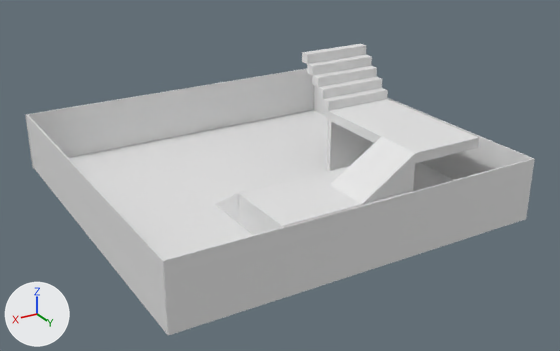
A saved change to the FBX model Game/Content/Levels/DefaultLevel.fbx.
Rendered twice from a 50 mm camera at (12.3, 21.73, 11.24) aimed at (-0.21, 0.87, 0.81). The lights are fixed; the arrows at lower left show +X, +Y and +Z. Where no turn or scale is listed for an object, it has been applied to the vertices.

In view in the first picture: 'Floor', 'Incline', 'Incline.001', 'JumpStart', 'Ledge', 'Ledge.001', 'Stair.001', 'Stair.002', 'Stair.003', 'Stair.004', 'Stair.005', 'Wall_East', 'Wall_North', 'Wall_South', 'Wall_West'.
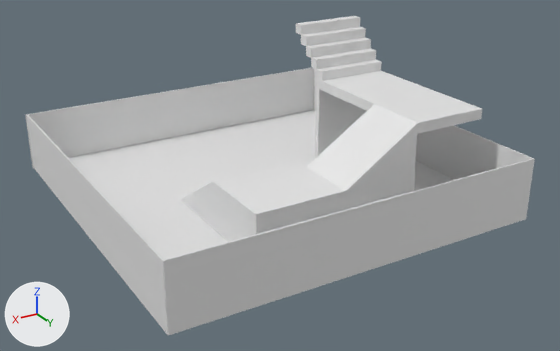
The edits, one by one:
Object 'JumpStart' (ob_jumpstart) moves from (-0.39, 3.38, 0.29) to (0.02, 3.38, 0.88).
Object 'JumpStart' (ob_jumpstart) is rescaled from (2.4, 1.33, 0.851) to (2.86, 1.33, 0.851).
Object 'Stair.001' (ob_stair_001) moves from (-4.14, -0.28, 2.58) to (-4.14, -0.73, 3.56).
Object 'Stair.002' (ob_stair_002) moves from (-4.14, -0.63, 2.92) to (-4.14, -1.08, 3.91).
Object 'Incline.001' (ob_incline_001) moves from (-1.47, 3.84, 1.55) to (-1.47, 3.62, 2.53).
Object 'Incline.001' (ob_incline_001) is rescaled from (0.857, 1.34, 0.857) to (1.08, 1.34, 0.857).
Object 'Stair.004' (ob_stair_004) moves from (-4.14, -0.98, 3.27) to (-4.14, -1.43, 4.26).
Object 'Stair.003' (ob_stair_003) moves from (-4.14, -1.34, 3.62) to (-4.14, -1.79, 4.61).
Object 'Ledge.001' (ob_ledge_001) moves from (-4.14, 0.0, 0.93) to (-4.14, -0.8, 1.54).
Object 'Ledge.001' (ob_ledge_001) is rescaled from (0.102, 1.33, 1.13) to (0.102, 1.33, 1.51).
Object 'Stair.005' (ob_stair_005) moves from (-4.14, -1.69, 3.97) to (-4.14, -2.14, 4.96).
Object 'Incline' (ob_incline) moves from (1.17, 0.71, 0.29) to (1.79, 0.71, 0.87).
Object 'Incline' (ob_incline) is rescaled from (0.857, 1.34, 0.857) to (1.08, 1.34, 0.857).
Object 'Ledge' (ob_ledge) moves from (-4.14, 2.3, 2.23) to (-4.14, 1.9, 3.22).
Object 'Ledge' (ob_ledge) is rescaled from (2.4, 1.33, 0.175) to (2.81, 1.33, 0.175).

What differs and where, as boxes [x1, y1, x2, y2] in the pictures (560 x 351 px):
'Ledge', moved, rescaled (10% wider): before [328, 99, 479, 163]; after [316, 71, 482, 134]
'JumpStart', moved, rescaled: before [238, 166, 413, 235]; after [213, 158, 415, 242]
'Incline.001', moved, rescaled: before [330, 136, 416, 204]; after [307, 104, 418, 191]
'Ledge.001', moved, rescaled: before [327, 120, 374, 171]; after [315, 88, 366, 158]
'Stair.001', moved: before [323, 88, 388, 111]; after [316, 60, 382, 81]
'Stair.002', moved: before [318, 77, 382, 99]; after [311, 48, 376, 69]
'Stair.004', moved: before [312, 66, 377, 87]; after [306, 38, 371, 58]
'Stair.003', moved: before [307, 55, 372, 76]; after [301, 27, 366, 46]
'Stair.005', moved: before [302, 44, 366, 64]; after [296, 16, 360, 35]
'Incline', moved, rescaled: before [215, 184, 274, 223]; after [181, 168, 270, 230]
